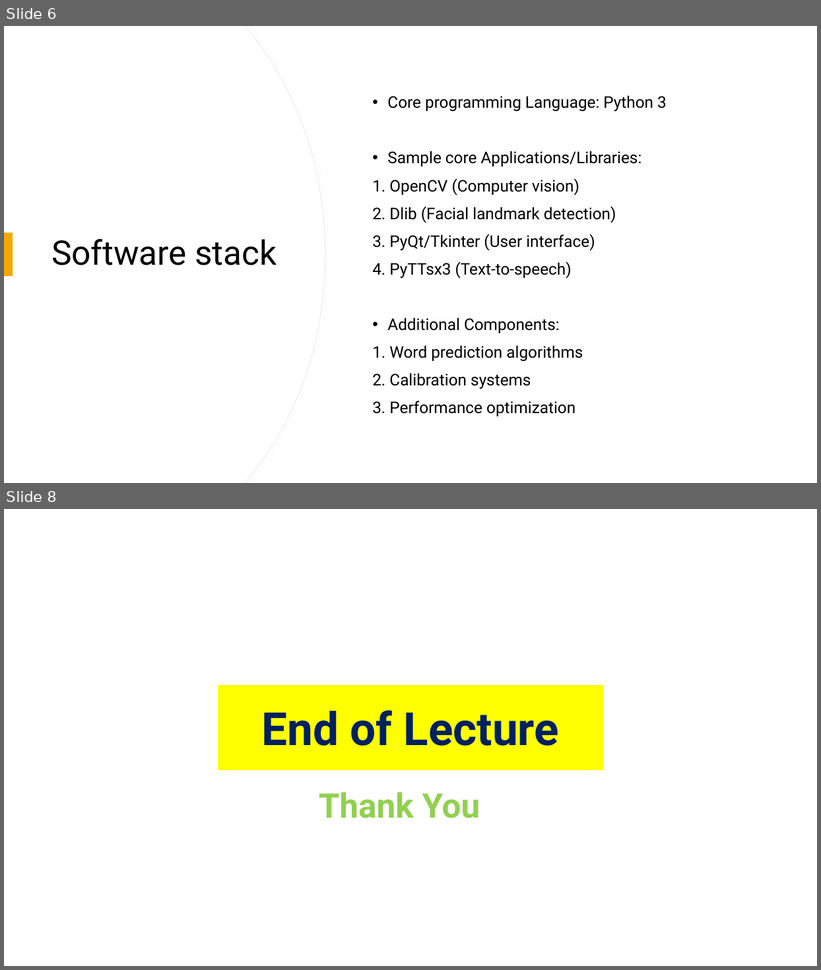
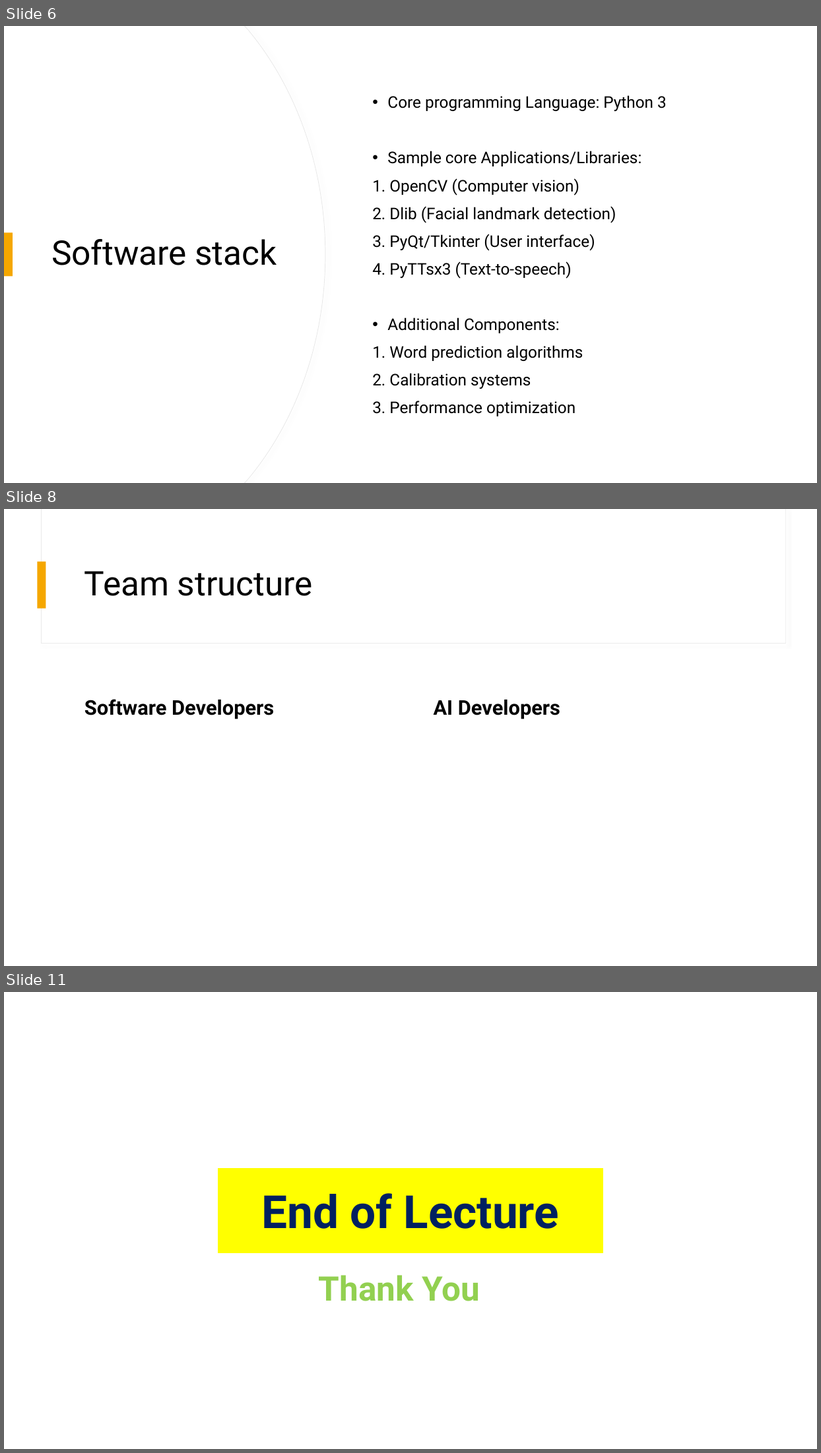
Before and after one commit to BaselMohamed802/EyeTalk, a slide deck: Documentation/Eyetalk Presentation 10-29-2025.pptx. Shown one above the other, each under a label of ours: slides 6 and 8 before the commit, slides 6, 8 and 11 after it; the slides between them are not shown. The pictures are 821x970 and 821x1453 pixels, drawn with LibreOffice and Linux fonts; fonts in the diff are those of the drawing. Boxes give left, top, right and bottom in pixels: in the first picture for what was removed or moved away, otherwise in the second. Text is boxed around its words. In the diff, an @@ line names an element or a change of style, - is before the commit and + after.

```diff
--- a/Documentation/Eyetalk Presentation 10-29-2025.pptx
+++ b/Documentation/Eyetalk Presentation 10-29-2025.pptx
@@ slide 8 added at (4, 509, 817, 966), background #FFFFFF; not listed: 2 template elements that a slide beside it also shows @@
@@ rectangle added at (38, 561, 46, 609), fill #F5A700 @@
@@ title added at (85, 571, 313, 596), 40 pt, text #000000 @@
+Team structure
@@ text added at (85, 699, 274, 720), 24 pt, text #000000, bold @@
+Software Developers
@@ text added at (434, 700, 560, 720), 24 pt, text #000000, bold @@
+AI Developers
@@ what was slide 8 is now slide 11 @@
```
Also in this commit, not shown: 3 slides changed, 2 other slides added, 2 other files.
